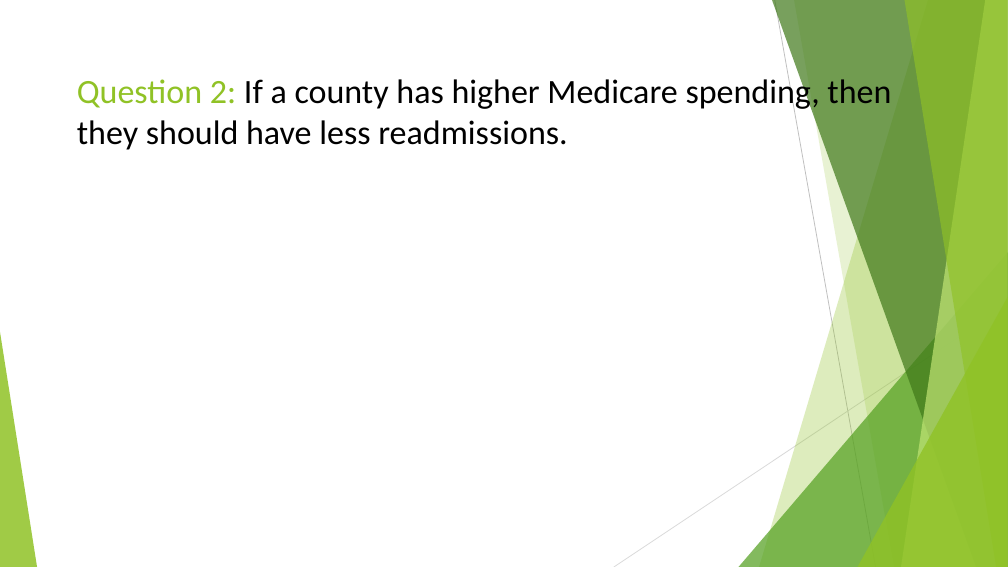
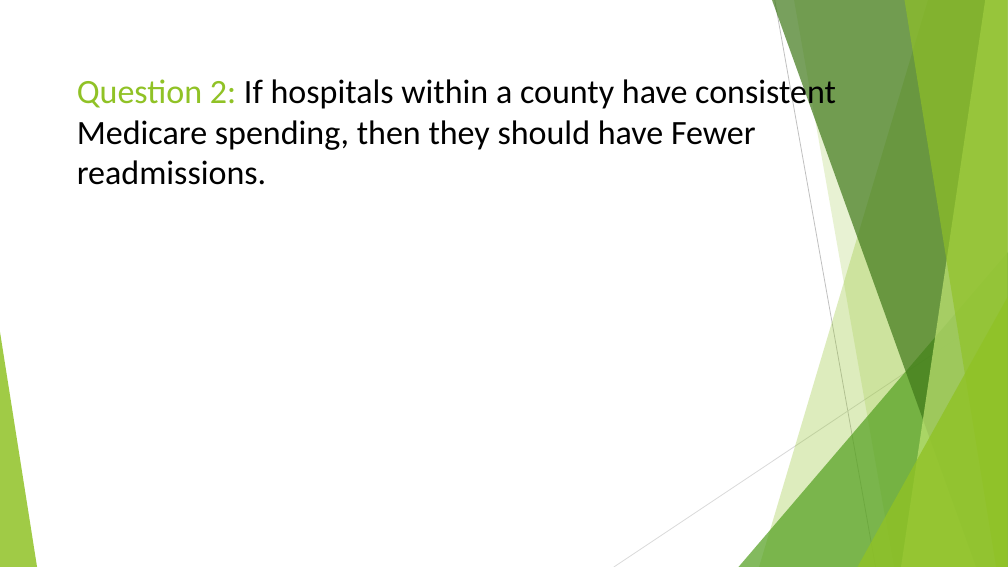
Before and after one commit to TedMur/SnakeBait, a slide deck: slide 10 of SnakeBitePresentation.pptx (slide 7 before the commit). Drawn at 1008x567 pixels with LibreOffice and Linux fonts; fonts in the diff are those of the drawing. Boxes give left, top, right and bottom in pixels: in the first picture for what was removed or moved away, otherwise in the second. Text is boxed around its words. In the diff, an @@ line names an element or a change of style, - is before the commit and + after.

```diff
--- a/SnakeBitePresentation.pptx
+++ b/SnakeBitePresentation.pptx
@@ title at (77,75,836,185): text changed @@
-Question 2: If a county has higher Medicare spending, then they should have less readmissions.
+Question 2: If hospitals within a county have consistent Medicare spending, then they should have Fewer readmissions.
```
Also in this commit, not shown: 9 other slides changed, 3 slides added, 2 slides removed.
